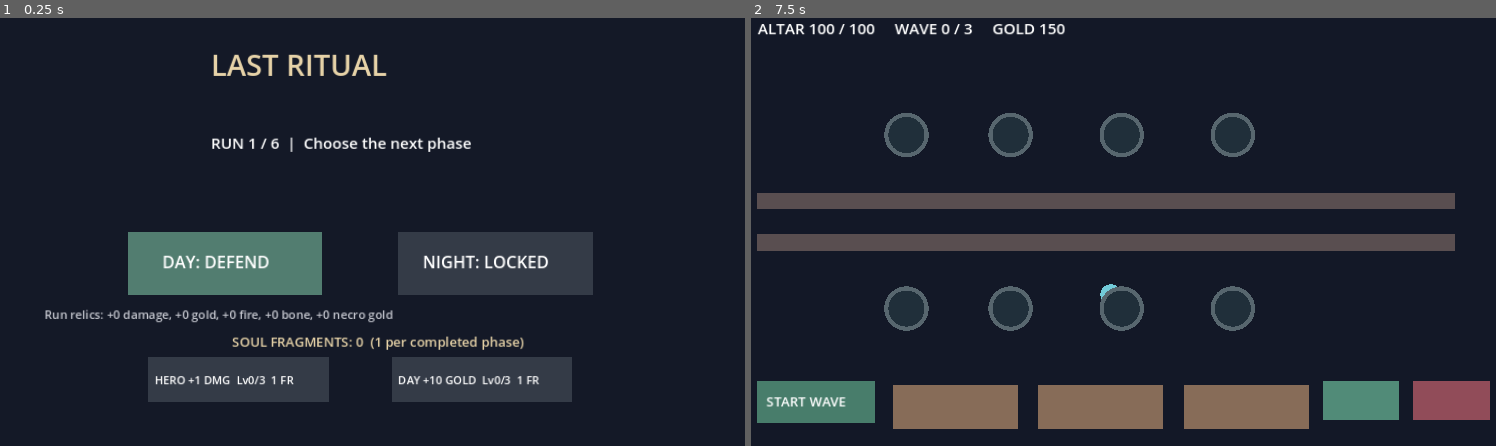
Above: before the commit, frames 1-2 (left to right).
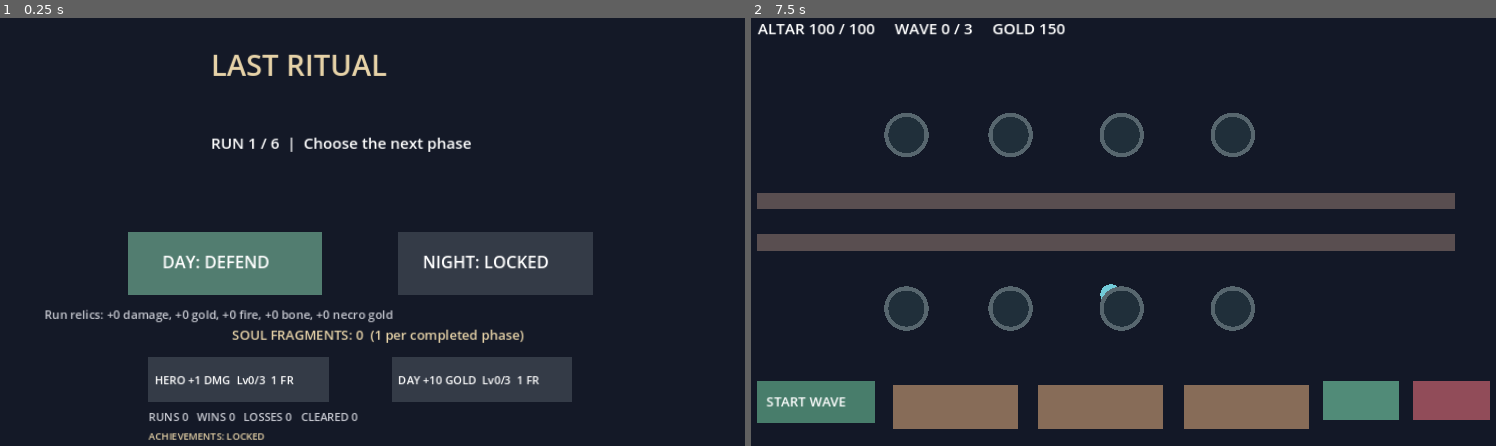
Above: after the commit, the same moments.

Repository: DoctorStrangeSH/Last-Ritual
Game: Godot game, scene res://scenes/run_loop.tscn
The game is run twice, just before and just after one commit, with the same random seed, the same clock (stepped at 60 frames per second) and the same inputs.
Inputs (mouse positions are in pixels of both pictures, inside the frame that each line leads up to):
- Up to frame 1 (0.25 s): no input
- Up to frame 2 (7.5 s): tap Enter at 0.5, 2, 3.5 s; move the mouse to (1287, 206) at 0.52 s; hold Right (ui_right) 0.53-1.28 s; tap R every 0.75 s from 0.6 to 7.35 s; click (1287, 206) at 0.67 s; tap Space at 1.25, 2.75, 4.25 s; move the mouse to (952, 249) at 1.27 s; hold Down (ui_down) 1.28-2.03 s; move the mouse to (1190, 129) at 2.02 s; hold Right (ui_right) 2.03-2.78 s; move the mouse to (1071, 317) at 2.77 s; hold Up (ui_up) 2.78-3.53 s; click (1071, 317) at 2.92 s; move the mouse to (1354, 296) at 3.52 s; hold Left (ui_left) 3.53-5.03 s; move the mouse to (870, 159) at 4.27 s; move the mouse to (1153, 227) at 5.02 s; hold Down (ui_down) 5.03-5.78 s; click (1153, 227) at 5.17 s; move the mouse to (989, 116) at 5.77 s; hold Right (ui_right) 5.78-6.53 s; move the mouse to (1287, 206) at 6.52 s; hold Up (ui_up) 6.53-7.28 s; move the mouse to (952, 249) at 7.27 s; hold Right (ui_right) from 7.28 s (still down); click (952, 249) at 7.42 s

The runs differ from the first frame. In frame 1, 1.5% of the frame differs, in the area x 19-71%, y 72-99%; in frame 2, nothing differs.

Commit message:
V5: статистика забегов и первые достижения (#86)
* feat(v5): persist run statistics and derived achievements without invalidating v1 saves

* feat(v5): record run outcomes once and display achievements in hub

* test(v5): achievements, stats persistence, v1 compatibility and duplicate reward guards

* docs(v5): mark permanent upgrades merged and track stats and achievements

Diff:
--- a/scripts/meta_progression.gd
+++ b/scripts/meta_progression.gd
@@ -7,6 +7,10 @@
 var fragments := 0
 var hero_level := 0
 var treasury_level := 0
+var runs_started := 0
+var runs_won := 0
+var runs_lost := 0
+var phases_cleared := 0
 
 func load_profile() -> bool:
     if not FileAccess.file_exists(save_path):
@@ -23,16 +27,26 @@
         return false
     if currency < 0 or hero < 0 or hero > MAX_LEVEL or treasury < 0 or treasury > MAX_LEVEL:
         return false
+    var stats := [data.get("runs_started", 0), data.get("runs_won", 0), data.get("runs_lost", 0), data.get("phases_cleared", 0)]
+    for value in stats:
+        if not (value is int or value is float) or float(value) != floorf(float(value)) or value < 0:
+            return false
+    if stats[1] + stats[2] > stats[0]:
+        return false
     fragments = int(currency)
     hero_level = int(hero)
     treasury_level = int(treasury)
+    runs_started = int(stats[0])
+    runs_won = int(stats[1])
+    runs_lost = int(stats[2])
+    phases_cleared = int(stats[3])
     return true
 
 func save_profile() -> bool:
     var file := FileAccess.open(save_path, FileAccess.WRITE)
     if file == null:
         return false
-    file.store_string(JSON.stringify({"version": SCHEMA_VERSION, "fragments": fragments, "hero_level": hero_level, "treasury_level": treasury_level}))
+    file.store_string(JSON.stringify({"version": SCHEMA_VERSION, "fragments": fragments, "hero_level": hero_level, "treasury_level": treasury_level, "runs_started": runs_started, "runs_won": runs_won, "runs_lost": runs_lost, "phases_cleared": phases_cleared}))
     file.close()
     return true
 
@@ -55,3 +69,26 @@
     else:
         treasury_level += 1
     return true
+
+func record_start() -> void:
+    runs_started += 1
+
+func record_phase_clear() -> void:
+    phases_cleared += 1
+
+func record_result(won: bool) -> void:
+    if won:
+        runs_won += 1
+    else:
+        runs_lost += 1
+
+func achievement_unlocked(id: String) -> bool:
+    match id:
+        "first_steps":
+            return phases_cleared >= 1
+        "survivor":
+            return phases_cleared >= 6
+        "ritual_master":
+            return runs_won >= 1
+        _:
+            return false
--- a/scripts/run_loop.gd
+++ b/scripts/run_loop.gd
@@ -29,10 +29,13 @@
     return "day" if phase_count % 2 == 0 else "night"
 
 func start_phase(kind: String) -> bool:
-    if kind != expected_phase():
+    if phase != "hub" or kind != expected_phase():
         return false
     if active_game != null:
         active_game.queue_free()
+    if phase_count == 0:
+        meta.record_start()
+        meta.save_profile()
     last_phase = kind
     active_game = TD_SCENE.instantiate() if kind == "day" else NIGHT_SCENE.instantiate()
     add_child(active_game)
@@ -49,17 +52,23 @@
     return true
 
 func finish_phase(won: bool) -> void:
+    if phase != "day" and phase != "night":
+        return
     if active_game != null:
         active_game.queue_free()
         active_game = null
     if not won:
         phase = "defeat"
+        meta.record_result(false)
     else:
         completed_phases += 1
+        meta.record_phase_clear()
         meta.award(1)
-        meta.save_profile()
         phase_count += 1
         phase = "victory" if phase_count >= 6 else "reward"
+        if phase == "victory":
+            meta.record_result(true)
+    meta.save_profile()
     queue_redraw()
 
 func choose_run_reward(kind: String) -> bool:
@@ -155,7 +164,16 @@
             draw_string(ThemeDB.fallback_font, Vector2(290, 382), "DAY: DEFEND" if next_phase == "day" else "DAY: COMPLETE", HORIZONTAL_ALIGNMENT_LEFT, -1, 24, Color.WHITE)
             draw_string(ThemeDB.fallback_font, Vector2(665, 382), "NIGHT: EXPLORE" if next_phase == "night" else "NIGHT: LOCKED", HORIZONTAL_ALIGNMENT_LEFT, -1, 24, Color.WHITE)
             draw_string(ThemeDB.fallback_font, Vector2(120, 455), "Run relics: +%d damage, +%d gold, +%d fire, +%d bone, +%d necro gold" % [run_damage_bonus, run_gold_bonus, run_fire_bonus, run_bone_tower_bonus, run_necro_kill_bonus], HORIZONTAL_ALIGNMENT_LEFT, -1, 17, Color("#c7c9d1"))
-            draw_string(ThemeDB.fallback_font, Vector2(390, 495), "SOUL FRAGMENTS: %d  (1 per completed phase)" % meta.fragments, HORIZONTAL_ALIGNMENT_LEFT, -1, 19, Color("#e7d3a8"))
+            draw_string(ThemeDB.fallback_font, Vector2(390, 485), "SOUL FRAGMENTS: %d  (1 per completed phase)" % meta.fragments, HORIZONTAL_ALIGNMENT_LEFT, -1, 19, Color("#e7d3a8"))
+            draw_string(ThemeDB.fallback_font, Vector2(270, 602), "RUNS %d   WINS %d   LOSSES %d   CLEARED %d" % [meta.runs_started, meta.runs_won, meta.runs_lost, meta.phases_cleared], HORIZONTAL_ALIGNMENT_LEFT, -1, 16, Color("#c7c9d1"))
+            var badges := []
+            if meta.achievement_unlocked("first_steps"):
+                badges.append("FIRST STEPS")
+            if meta.achievement_unlocked("survivor"):
+                badges.append("SURVIVOR")
+            if meta.achievement_unlocked("ritual_master"):
+                badges.append("RITUAL MASTER")
+            draw_string(ThemeDB.fallback_font, Vector2(270, 629), "ACHIEVEMENTS: " + (", ".join(badges) if not badges.is_empty() else "LOCKED"), HORIZONTAL_ALIGNMENT_LEFT, -1, 14, Color("#e7d3a8"))
             draw_rect(META_HERO_BUTTON, Color("#526d9b") if meta.hero_level < 3 and meta.fragments >= meta.hero_level + 1 else Color("#343b47"))
             draw_rect(META_TREASURY_BUTTON, Color("#527d70") if meta.treasury_level < 3 and meta.fragments >= meta.treasury_level + 1 else Color("#343b47"))
             draw_string(ThemeDB.fallback_font, META_HERO_BUTTON.position + Vector2(9, 39), "HERO +1 DMG  Lv%d/3  %d FR" % [meta.hero_level, meta.hero_level + 1], HORIZONTAL_ALIGNMENT_LEFT, -1, 16, Color.WHITE)
--- a/tests/topdown_smoke.gd
+++ b/tests/topdown_smoke.gd
@@ -123,6 +123,29 @@
         restored.save_path = profile.save_path
         check(restored.load_profile() and restored.fragments == 1 and restored.hero_level == 1 and restored.treasury_level == 1, "Meta upgrades persist across instances")
         check(not restored.buy_upgrade("hero") and not restored.buy_upgrade("invalid"), "Meta rejects unaffordable and unknown upgrades")
+        check(not restored.achievement_unlocked("first_steps"), "Fresh profile starts with locked achievements")
+        restored.record_start()
+        restored.record_phase_clear()
+        check(restored.achievement_unlocked("first_steps") and not restored.achievement_unlocked("survivor"), "First clear unlocks only the first achievement")
+        for i in range(5):
+            restored.record_phase_clear()
+        restored.record_result(true)
+        check(restored.achievement_unlocked("survivor") and restored.achievement_unlocked("ritual_master"), "Six clears and win unlock milestones")
+        check(restored.save_profile(), "Statistics persist in profile")
+        var stats_copy = meta_script.new()
+        stats_copy.save_path = profile.save_path
+        check(stats_copy.load_profile() and stats_copy.runs_started == 1 and stats_copy.runs_won == 1 and stats_copy.runs_lost == 0 and stats_copy.phases_cleared == 6, "Run statistics restore from disk")
+        stats_copy.record_start()
+        stats_copy.record_result(false)
+        check(stats_copy.runs_lost == 1, "Defeats are tracked separately")
+        var legacy = meta_script.new()
+        legacy.save_path = "user://last_ritual_legacy_smoke.json"
+        var legacy_file := FileAccess.open(legacy.save_path, FileAccess.WRITE)
+        if legacy_file != null:
+            legacy_file.store_string(JSON.stringify({"version": 1, "fragments": 2, "hero_level": 1, "treasury_level": 0}))
+            legacy_file.close()
+        check(legacy.load_profile() and legacy.runs_started == 0 and legacy.phases_cleared == 0, "Old version-one saves load with zero statistics")
+        DirAccess.remove_absolute(ProjectSettings.globalize_path(legacy.save_path))
         restored.award(20)
         check(restored.buy_upgrade("hero") and restored.buy_upgrade("hero") and not restored.buy_upgrade("hero"), "Permanent upgrade obeys level cap")
         DirAccess.remove_absolute(ProjectSettings.globalize_path(profile.save_path))
@@ -134,8 +157,12 @@
         check(run.phase == "hub", "Run starts at phase selection hub")
         check(run.expected_phase() == "day" and not run.start_phase("night"), "Run requires day as first phase")
         check(run.start_phase("day") and run.phase == "day", "Run can start day defense")
+        check(not run.start_phase("day"), "Cannot restart active phase to duplicate run starts")
         run.finish_phase(true)
         check(run.phase == "reward" and run.completed_phases == 1, "Winning a phase grants run reward")
+        var fragments_once: int = run.meta.fragments
+        run.finish_phase(true)
+        check(run.meta.fragments == fragments_once and run.completed_phases == 1, "Finished phase cannot grant duplicate fragments")
         check(run.choose_run_reward("bone") and run.run_damage_bonus == 1, "Run relic persists damage bonus")
         check(run.expected_phase() == "night" and not run.start_phase("day"), "Run requires night after day")
         check(run.start_phase("night") and run.phase == "night", "Run can transition to night")
Not shown, changed: docs/ROADMAP.md
